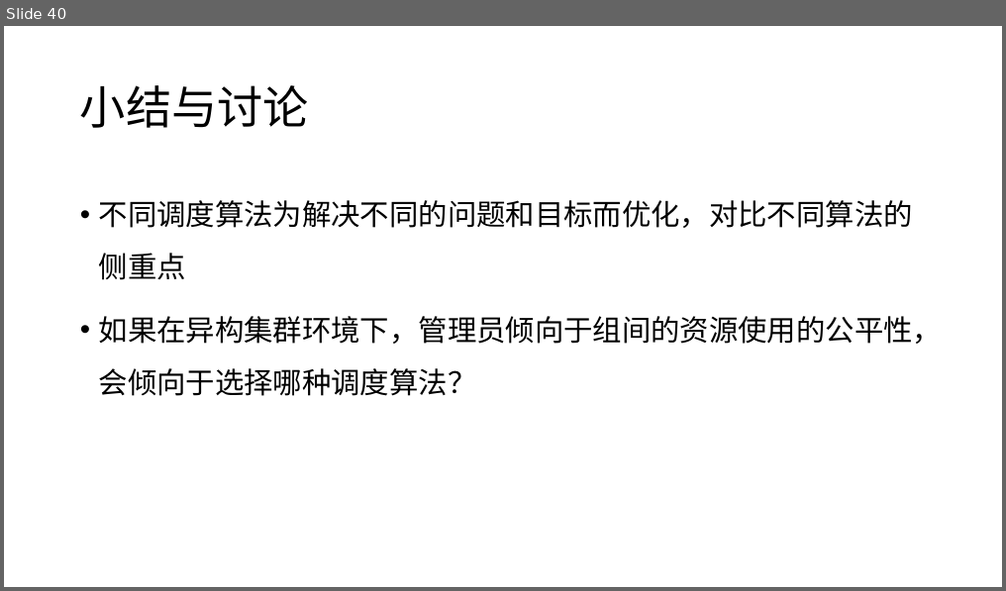
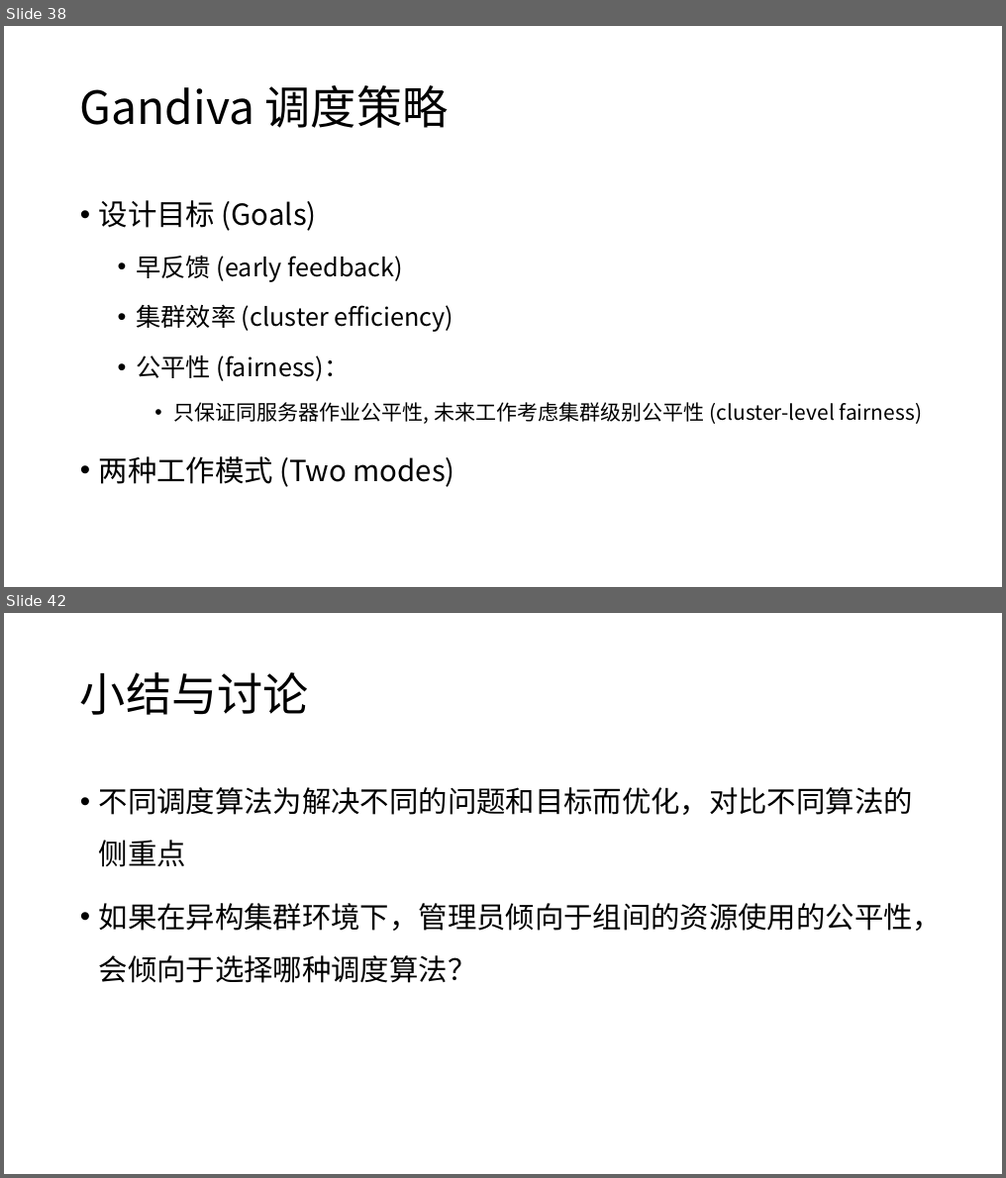
Before and after one commit to microsoft/AI-System, a slide deck: Lectures/BasicTopics/SystemforAI-7-Platform.ppsx. Shown one above the other, each under a label of ours: slide 40 before the commit, slides 38 and 42 after it; the slides between them are not shown. The pictures are 1006x591 and 1006x1178 pixels, drawn with LibreOffice and Linux fonts; fonts in the diff are those of the drawing. Boxes give left, top, right and bottom in pixels: in the first picture for what was removed or moved away, otherwise in the second. Text is boxed around its words. In the diff, an @@ line names an element or a change of style, - is before the commit and + after.

```diff
--- a/Lectures/BasicTopics/SystemforAI-7-Platform.ppsx
+++ b/Lectures/BasicTopics/SystemforAI-7-Platform.ppsx
@@ slide 38 added at [4, 26, 1002, 587], background #FFFFFF @@
@@ title added at [80, 85, 449, 128], 44 pt, text #000000 @@
+Gandiva 调度策略
@@ text added at [99, 200, 922, 487], 24 pt, text #000000 @@
+• 设计目标 (Goals)
+  • 早反馈 (early feedback)
+  • 集群效率 (cluster efficiency)
+  • 公平性 (fairness)：
+    • 只保证同服务器作业公平性, 未来工作考虑集群级别公平性 (cluster-level fairness)
+• 两种工作模式 (Two modes)
@@ what was slide 40 is now slide 42 @@
```
Also in this commit, not shown: 18 slides changed, 2 other slides added, 1 slide removed, 3 other files.
